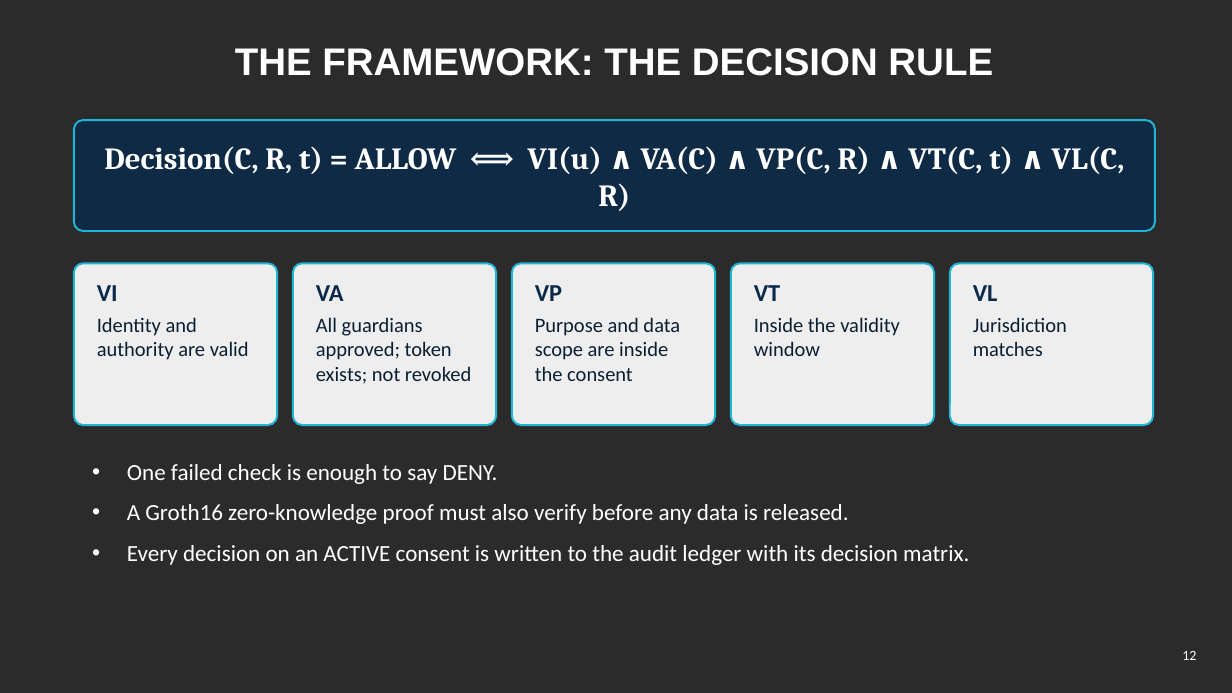
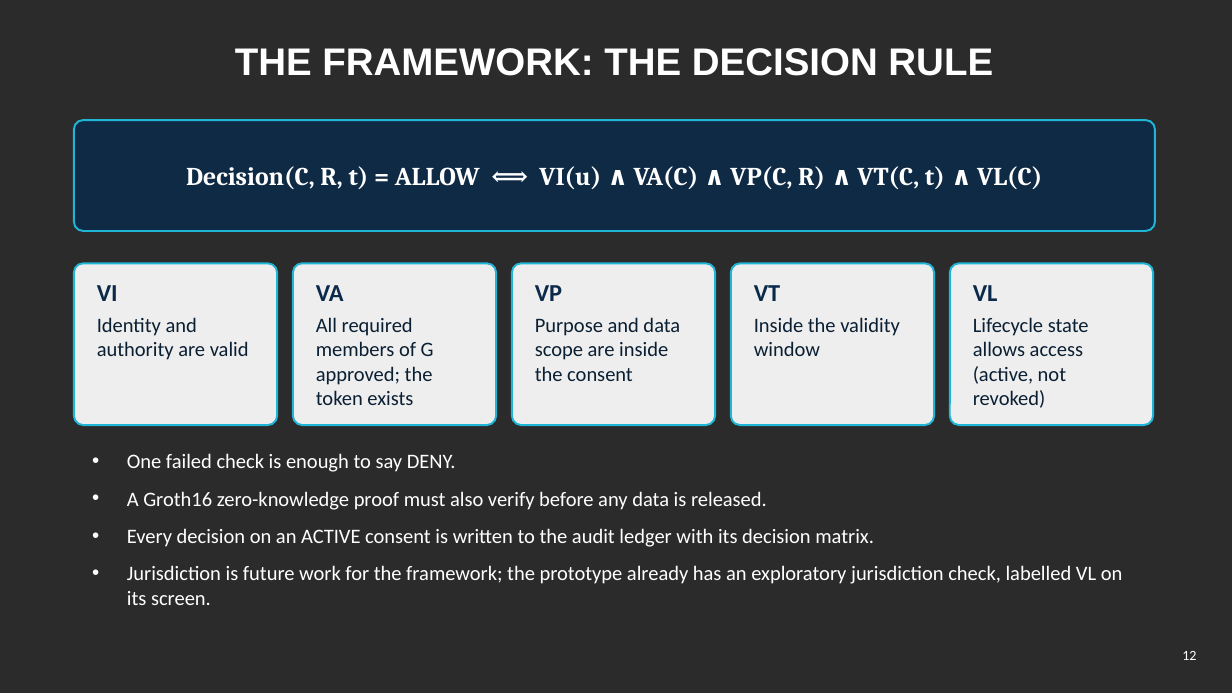
Before and after one commit to yasir12345678900/HealthRWA-Sepolia-Personal-try, a slide deck: slide 12 of docs/Yasir_Candidature_Reassessment_Slides_Simple.pptx. Drawn at 1232x693 pixels with LibreOffice and Linux fonts; fonts in the diff are those of the drawing; background and template pictures are left out; a plain dark background stands for a picture behind light text. Boxes give left, top, right and bottom in pixels: in the first picture for what was removed or moved away, otherwise in the second. Text is boxed around its words. In the diff, an @@ line names an element or a change of style, - is before the commit and + after.

```diff
--- a/docs/Yasir_Candidature_Reassessment_Slides_Simple.pptx
+++ b/docs/Yasir_Candidature_Reassessment_Slides_Simple.pptx
@@ text at (186,166,1042,189): text changed; size 24 to 20 pt @@
-Decision(C, R, t) = ALLOW ⟺ VI(u) ∧ VA(C) ∧ VP(C, R) ∧ VT(C, t) ∧ VL(C, R)
+Decision(C, R, t) = ALLOW ⟺ VI(u) ∧ VA(C) ∧ VP(C, R) ∧ VT(C, t) ∧ VL(C)
@@ text at (316,317,434,405): text changed @@
-All guardians approved; token exists; not revoked
+All required members of G approved; the token exists
@@ text at (973,317,1089,408): text changed @@
-Jurisdiction matches
+Lifecycle state allows access (active, not revoked)
@@ text "One failed check is enough ...": place and size @@
-text "One failed check is enough ..." at (127,464,969,565)
+text "One failed check is enough ..." at (127,453,1123,605)
@@ text at (127,453,874,547): size 18 to 16 pt in "One failed check is enough to say ...", "A Groth16 zero-knowledge proof must also verify ...", "Every decision on an ACTIVE consent is ..." @@
@@ text at (127,565,1123,605): paragraph added @@
+• Jurisdiction is future work for the framework; the prototype already has an exploratory jurisdiction check, labelled VL on its screen.
```
Also in this commit, not shown: 17 other slides changed, 16 other files.
